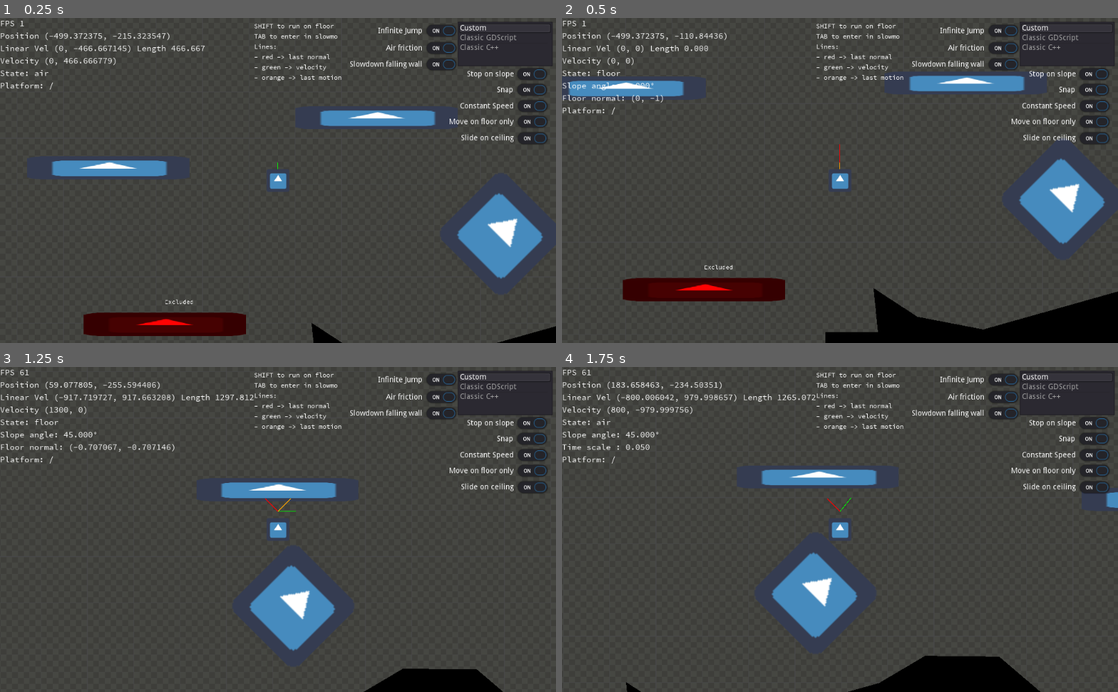
Above: before the commit, frames 1-4 (two rows, left to right).
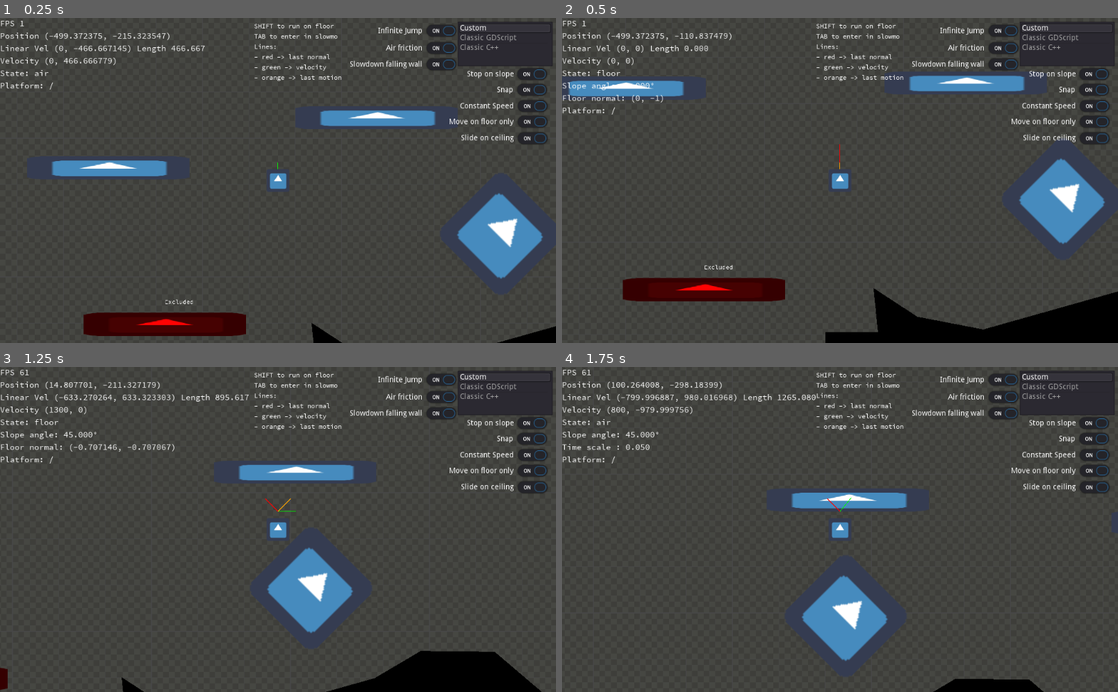
Above: after the commit, the same moments.

Repository: fabriceci/move_and_slide
Game: Godot game, scene res://World.tscn
Same seed, same stepped clock (60 frames per second), same inputs: the game is played once before the commit and once after it. The engine's default icon, where the game draws it, is replaced by a stand-in: a white triangle on a blue panel in a dark square.
Inputs:
- Up to frame 1 (0.25 s): no input
- Up to frame 2 (0.5 s): no input
- Up to frame 3 (1.25 s): tap Enter (ui_accept) at 0.5, 0.77 s; hold Right (ui_right) from 0.53 s (still down); hold Shift (run) from 0.53 s (still down)
- Up to frame 4 (1.75 s): keep holding Right (ui_right); release Shift (run) at 1.28 s; tap Tab (slow) at 1.35 s; tap Enter (ui_accept) at 1.52 s

Frame 1 is identical in both runs. In frame 2, less than 0.1% of the frame differs, in the area x 25-92%, y 4-94%; in frame 3, 6.6%; in frame 4, 7.4%, in the area x 9-100%, y 4-100%.

Commit message:
Fix issue with unwanted constant speed

Diff:
--- a/Player/Classic/Player.gd
+++ b/Player/Classic/Player.gd
@@ -1,4 +1,5 @@
 extends KinematicBody2D
+signal follow_platform(message)
 
 onready var raycast := $RayCast2D
 var use_build_in = false
@@ -81,7 +82,7 @@
 		var margin = get_safe_margin()
 
 		var result := Physics2DTestMotionResult.new()
-		var colliding := Physics2DServer.body_test_motion(get_rid(), gt, p_motion, p_infinite_inertia, margin, result);
+		var colliding := Physics2DServer.body_test_motion(get_rid(), gt, p_motion, p_infinite_inertia, margin, result)
 
 		var result_motion := result.motion
 		var result_remainder := result.motion_remainder
@@ -138,7 +139,10 @@
 		if bs:
 			current_floor_velocity = bs.linear_velocity
 
-	var motion: Vector2 = (current_floor_velocity + p_linear_velocity) * get_physics_process_delta_time()
+	if current_floor_velocity != Vector2.ZERO: # apply platform movement first
+		var _silent = move_and_collide(current_floor_velocity * get_physics_process_delta_time(), p_infinite_inertia, true, false)
+
+	var motion: Vector2 = p_linear_velocity * get_physics_process_delta_time()
 
 	on_floor = false
 	on_floor_body = RID()
@@ -162,7 +166,7 @@
 
 			if up_direction == Vector2():
 				# all is a wall
-				on_wall = true;
+				on_wall = true
 			else :
 				if (acos(collision.normal.dot(up_direction)) <= p_floor_max_angle + FLOOR_ANGLE_THRESHOLD): # floor
 
@@ -178,10 +182,12 @@
 							else:
 								position -= collision.travel
 							return Vector2()
-				elif (acos(collision.normal.dot(-up_direction)) <= p_floor_max_angle + FLOOR_ANGLE_THRESHOLD) : #ceiling
-					on_ceiling = true;
+				elif (acos(collision.normal.dot(-up_direction)) <= p_floor_max_angle + FLOOR_ANGLE_THRESHOLD): #ceiling
+					on_ceiling = true
 				else:
-					on_wall = true;
+					on_wall = true
+					floor_velocity = collision.collider_velocity
+					on_floor_body = collision.get_collider_rid()
 			if sliding_enabled or not on_floor:
 				motion = collision.remainder.slide(collision.normal)
 				body_velocity = body_velocity.slide(collision.normal)
@@ -191,7 +197,10 @@
 		if  not found_collision or motion == Vector2():
 			break
 
-	return body_velocity
+	if not on_floor and not on_wall:
+		return body_velocity + current_floor_velocity # Add last floor velocity when just left a moving platform
+	else:
+		return body_velocity
 
 func custom_snap(p_snap: Vector2,  p_up_direction: Vector2, p_stop_on_slope: bool = false , p_floor_max_angle: float = deg2rad(45),  p_infinite_inertia: bool = true):
 	if p_up_direction == Vector2.ZERO or on_floor or not was_on_floor: return
@@ -207,7 +216,7 @@
 			if p_stop_on_slope:
 				# move and collide may stray the object a bit because of pre un-stucking,
 				# so only ensure that motion happens on floor direction in this case.
-				travelled = p_up_direction * p_up_direction.dot(travelled);
+				travelled = p_up_direction * p_up_direction.dot(travelled)
 
 			position += travelled
 func _process(_delta):
--- a/Player/Custom/PlayerCustom.gd
+++ b/Player/Custom/PlayerCustom.gd
@@ -39,7 +39,7 @@
 		velocity.x = move_toward(velocity.x, 0, Global.AIR_FRICTION)
 
 	if auto:
-		velocity.x = 1300
+		velocity.x = -1300
 
 	if Global.SLOWDOWN_FALLING_WALL and on_wall and velocity.y > 0:
 		var velX = velocity.slide(Global.UP_DIRECTION).normalized()
@@ -92,7 +92,7 @@
 		var margin = get_safe_margin()
 
 		var result := Physics2DTestMotionResult.new()
-		var colliding := Physics2DServer.body_test_motion(get_rid(), gt, p_motion, p_infinite_inertia, margin, result);
+		var colliding := Physics2DServer.body_test_motion(get_rid(), gt, p_motion, p_infinite_inertia, margin, result)
 
 		var result_motion := result.motion
 		var result_remainder := result.motion_remainder
@@ -158,18 +158,15 @@
 	else:
 		emit_signal("follow_platform", "/")
 
-	var original_motion = p_linear_velocity * get_physics_process_delta_time()
-	var motion = original_motion
+	var motion = p_linear_velocity * get_physics_process_delta_time()
+	var motion_slided_up = motion.slide(p_up_direction)
+	var motion_slided_up_normalized = motion_slided_up
 
 	var prev_floor_velocity = floor_velocity
 	var prev_floor_body = on_floor_body
 	var prev_floor_normal = floor_normal
 	was_on_floor = on_floor
-	on_floor = false
 	on_floor_body = RID()
-	on_ceiling = false
-	on_wall = false
-	on_air = false
 
 	floor_normal = Vector2()
 	wall_normal = Vector2()
@@ -181,7 +178,10 @@
 	var first_slide := true
 	var can_apply_constant_speed := false
 	var prev_travel := Vector2()
-
+	on_floor = false
+	on_ceiling = false
+	on_wall = false
+	on_air = false
 	for _i in range(p_max_slides):
 		var continue_loop = false
 		var previous_pos = position
@@ -191,46 +191,19 @@
 			last_normal = collision.normal # for debug
 
 			if p_up_direction == Vector2():
-				on_wall = true;
+				on_wall = true
 			else :
-				if acos(collision.normal.dot(p_up_direction)) <= p_floor_max_angle + FLOOR_ANGLE_THRESHOLD:
-					on_floor = true
-					floor_normal = collision.normal
-					floor_velocity = collision.collider_velocity
-					on_floor_layer = collision.collider.get_collision_layer()
-					on_floor_body = collision.get_collider_rid()
-
-					if p_stop_on_slope and collision.remainder.slide(p_up_direction).length() <= 0.01:
-						if (original_motion.normalized() + p_up_direction).length() < 0.01 :
-							if collision.travel.length() > get_safe_margin():
-								position -= collision.travel.slide(p_up_direction)
-							else:
-								position -= collision.travel
-							return Vector2()
-
-				elif acos(collision.normal.dot(-p_up_direction)) <= p_floor_max_angle + FLOOR_ANGLE_THRESHOLD:
-					ceilling_normal = collision.normal
-					on_ceiling = true
-				else:
-					floor_velocity = collision.collider_velocity
-					on_floor_layer = collision.collider.get_collision_layer()
-					on_floor_body = collision.get_collider_rid()
-					wall_normal = collision.normal
-					on_wall = true
+				if _process_collision(motion_slided_up, collision, p_up_direction, p_floor_max_angle, p_stop_on_slope, false):
+					return Vector2.ZERO
 
 			if not on_floor:
 				sliding_enabled = true
 
-			# compute motion
-			# constant speed
-			if on_floor and constant_speed_on_floor and can_apply_constant_speed:
-					var slide: Vector2 = collision.remainder.slide(collision.normal).normalized()
-					if not slide.is_equal_approx(Vector2.ZERO):
-						motion = slide * (original_motion.slide(p_up_direction).length() - collision.travel.slide(p_up_direction).length() - prev_travel.slide(p_up_direction).length())  # alternative use original_motion.length() to also take account of the y value
 			# prevent to move against wall
-			elif on_wall and move_on_floor_only and original_motion.normalized().dot(collision.normal) < 0:
+			if on_wall and move_on_floor_only and motion_slided_up.dot(collision.normal) < 0:
 				if collision.travel.dot(p_up_direction) > 0 and was_on_floor and p_linear_velocity.dot(p_up_direction) <= 0 : # prevent the move against wall
-					position -= p_up_direction * p_up_direction.dot(collision.travel) # remove the x from the vector when up direction is Vector2.UP
+					position -= p_up_direction * p_up_direction.dot(collision.travel)
+					#custom_snap(snap, p_up_direction, p_stop_on_slope, p_floor_max_angle, p_infinite_inertia)
 					on_wall = false
 					wall_normal = Vector2.ZERO
 					on_floor = true
@@ -238,13 +211,17 @@
 					on_floor_layer = collision.collider.get_collision_layer()
 					floor_velocity = prev_floor_velocity
 					floor_normal = prev_floor_normal
-					#custom_snap(snap, p_up_direction, p_stop_on_slope, p_floor_max_angle, p_infinite_inertia) # need to test if really needed
 					return Vector2.ZERO
 				elif move_on_floor_only and sliding_enabled: # prevent to move against the wall in the air
 					motion = p_up_direction * p_up_direction.dot(collision.remainder)
 					motion = motion.slide(collision.normal)
 				else:
 					motion = collision.remainder
+			# constant speed
+			elif on_floor and  was_on_floor and constant_speed_on_floor and can_apply_constant_speed and motion.dot(collision.normal) > 0:
+				var slide: Vector2 = collision.remainder.slide(collision.normal).normalized()
+				if not slide.is_equal_approx(Vector2.ZERO):
+					motion = slide * (motion_slided_up.length() - collision.travel.slide(p_up_direction).length() - prev_travel.slide(p_up_direction).length())  # alternative use original_motion.length() to also take account of the y value
 			elif sliding_enabled and not (on_ceiling and not slide_on_ceiling and p_linear_velocity.dot(p_up_direction) > 0):
 				motion = collision.remainder.slide(collision.normal)
 				if slide_on_ceiling and on_ceiling and p_linear_velocity.dot(p_up_direction) > 0:
@@ -261,18 +238,22 @@
 			can_apply_constant_speed = first_slide
 			if snap != Vector2.ZERO and was_on_floor:
 				var apply_constant_speed : bool = constant_speed_on_floor and prev_floor_normal != Vector2.ZERO and can_apply_constant_speed
-				var tmp_position = position
 				if apply_constant_speed:
+					var tmp_position = position
 					position = previous_pos
-				custom_snap(snap, p_up_direction, p_stop_on_slope, p_floor_max_angle, p_infinite_inertia)
-				if apply_constant_speed and on_floor and motion != Vector2.ZERO:
-					var slide: Vector2 = motion.slide(prev_floor_normal).normalized()
-					if not slide.is_equal_approx(Vector2.ZERO):
-						motion = slide * (original_motion.slide(p_up_direction).length())  # alternative use original_motion.length() to also take account of the y value
-						continue_loop = true
-				elif apply_constant_speed:
-					position = tmp_position
-
+					custom_snap(snap, p_up_direction, p_stop_on_slope, p_floor_max_angle, p_infinite_inertia)
+					if on_floor and motion != Vector2.ZERO:
+						var slide: Vector2 = motion.slide(prev_floor_normal).normalized()
+						if not slide.is_equal_approx(Vector2.ZERO):
+							motion = slide * (motion_slided_up.length())  # alternative use original_motion.length() to also take account of the y value
+							continue_loop = true
+					else:
+						position = tmp_position
+
+
+		# Apply snap
+		if was_on_floor and not on_floor and not can_apply_constant_speed:
+			custom_snap(snap, p_up_direction, p_stop_on_slope, p_floor_max_angle, p_infinite_inertia)
 		sliding_enabled = true
 		can_apply_constant_speed = not can_apply_constant_speed and sliding_enabled
 		first_slide = false
@@ -293,6 +274,42 @@
 		return p_linear_velocity + current_floor_velocity # Add last floor velocity when just left a moving platform
 	else:
 		return p_linear_velocity
+
+func _process_collision(motion_slided_up, collision, p_up_direction, p_floor_max_angle, p_stop_on_slope, is_snap: bool):
+	on_floor = false
+	on_ceiling = false
+	on_wall = false
+	if acos(collision.normal.dot(p_up_direction)) <= p_floor_max_angle + FLOOR_ANGLE_THRESHOLD:
+		on_floor = true
+		floor_normal = collision.normal
+		floor_velocity = collision.collider_velocity
+		on_floor_layer = collision.collider.get_collision_layer()
+		on_floor_body = collision.get_collider_rid()
+
+		if p_stop_on_slope and collision.remainder.slide(p_up_direction).length() <= 0.01:
+			if (motion_slided_up.normalized() + p_up_direction).length() < 0.01 :
+				if collision.travel.length() > get_safe_margin():
+					if not is_snap:
+						position -= collision.travel.slide(p_up_direction)
+					else:
+						position += p_up_direction * p_up_direction.dot(collision.travel)
+				else:
+					if not is_snap:
+						position -= collision.travel
+					else:
+						position += collision.travel
+				return true
+
+	elif acos(collision.normal.dot(-p_up_direction)) <= p_floor_max_angle + FLOOR_ANGLE_THRESHOLD:
+		ceilling_normal = collision.normal
+		on_ceiling = true
+	else:
+		floor_velocity = collision.collider_velocity
+		on_floor_layer = collision.collider.get_collision_layer()
+		on_floor_body = collision.get_collider_rid()
+		wall_normal = collision.normal
+		on_wall = true
+	return false
 
 func custom_snap(p_snap: Vector2,  p_up_direction: Vector2, p_stop_on_slope: bool = false , p_floor_max_angle: float = deg2rad(45),  p_infinite_inertia: bool = true):
 	if p_up_direction == Vector2.ZERO or on_floor or not was_on_floor: return
@@ -309,7 +326,7 @@
 				# move and collide may stray the object a bit because of pre un-stucking,
 				# so only ensure that motion happens on floor direction in this case.
 				if travelled.length() > get_safe_margin() :
-					travelled = p_up_direction * p_up_direction.dot(travelled);
+					travelled = p_up_direction * p_up_direction.dot(travelled)
 				else:
 					travelled = Vector2.ZERO
 
--- a/project.godot
+++ b/project.godot
@@ -22,12 +22,12 @@
 
 run={
 "deadzone": 0.5,
-"events": [ Object(InputEventKey,"resource_local_to_scene":false,"resource_name":"","device":0,"alt":false,"shift":false,"control":false,"meta":false,"command":false,"pressed":false,"scancode":16777237,"unicode":0,"echo":false,"script":null)
+"events": [ Object(InputEventKey,"resource_local_to_scene":false,"resource_name":"","device":0,"alt":false,"shift":false,"control":false,"meta":false,"command":false,"pressed":false,"scancode":16777237,"physical_scancode":0,"unicode":0,"echo":false,"script":null)
  ]
 }
 slow={
 "deadzone": 0.5,
-"events": [ Object(InputEventKey,"resource_local_to_scene":false,"resource_name":"","device":0,"alt":false,"shift":false,"control":false,"meta":false,"command":false,"pressed":false,"scancode":16777218,"unicode":0,"echo":false,"script":null)
+"events": [ Object(InputEventKey,"resource_local_to_scene":false,"resource_name":"","device":0,"alt":false,"shift":false,"control":false,"meta":false,"command":false,"pressed":false,"scancode":16777218,"physical_scancode":0,"unicode":0,"echo":false,"script":null)
  ]
 }
 
